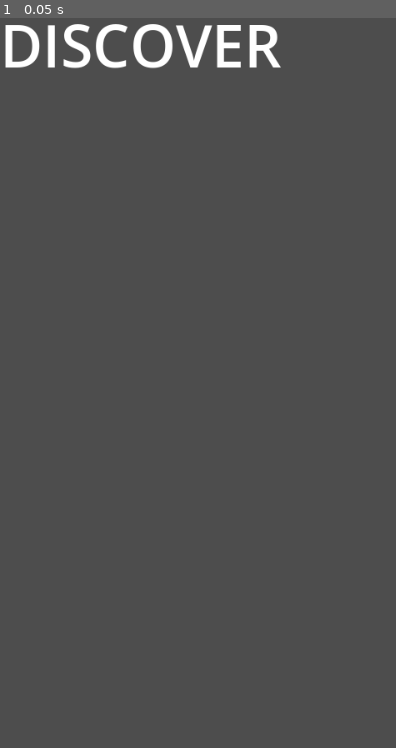
Above: before the commit, frame 1.
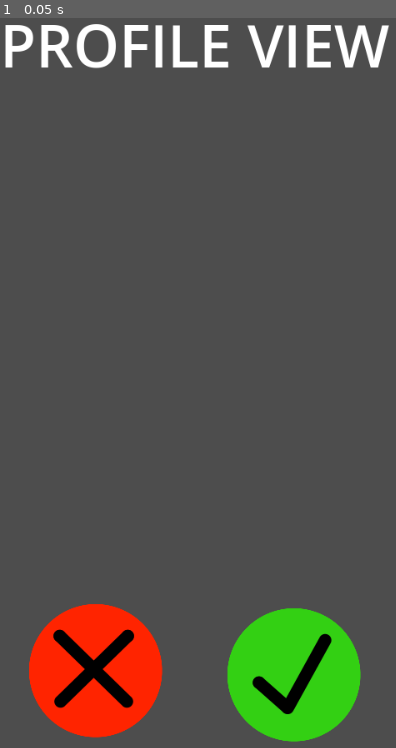
Above: after the commit, the same moment.

Repository: Wyatt5150/Dog-Tinder-Codestuff
Game: Godot game, scene res://Scenes/Discover.tscn
Two runs of this game, one before a commit and one after it. Both use one fixed random seed, a clock stepped at 60 frames per second and the inputs below. The project has no main scene, so this scene is started directly.
Inputs:
- Up to frame 1 (0.05 s): no input

The runs differ from the first frame. In frame 1, 13% of the frame differs, in the area x 3-99%, y 0-100%.
Error after the commit: Invalid call. Nonexistent function 'load_user' in base 'Node2D'. (res://Scripts/discover.gd:13)

Commit message:
compatibility filter + basic discover mode

Diff:
--- a/Datez4Dogz/Globals/Globals.gd
+++ b/Datez4Dogz/Globals/Globals.gd
@@ -3,17 +3,43 @@
 
 # default users
 # all default users start in undecided and will be moved to the appropriate list during discover mode
+var notPrefered:Array = []
 var undecided:Array = []
 var accepted:Array = [] # current user has accepted, other user has not
 var matched:Array = [] # current user and other user have accepted eachother
 var declined:Array = []
 
+var undecidedIndex = 0
+
 # idk what settings we'll need but put them here
 
 # Called when the node enters the scene tree for the first time.
 func _ready() -> void:
+	make_default_profiles()
+	pass # Replace with function body.
 
-	pass # Replace with function body.
+func make_default_profiles():
+	undecided.clear()
+
+	var dog = DogProfile.new()
+	dog.name = "Doug"
+	dog.bio = "Good boi"
+	dog.gender = "Male"
+	dog.age = 3
+	dog.pictures = [load("res://Sprites/DogPics/oakley.jpg"),load("res://Sprites/DogPics/oakley2.jpg"),load("res://Sprites/DogPics/oakleyAnnieRollo.jpg")]
+
+	var profile = UserProfile.new()
+	profile.name = "Norm El Man"
+	profile.pronouns = "Hu/Man"
+	profile.age = 28
+	profile.location = "real place, tx"
+	profile.bio = "I am a person that exist"
+	profile.dogs.append(dog)
+
+	profile.pictures = [load("res://Sprites/DogPics/husky2-1.jpg"),load("res://Sprites/DogPics/husky2-2.jpg")]
+
+	undecided.append(profile)
+	pass
 
 func set_font_size(size):
 	var t:Theme = load("res://Themes/Theme.tres")
@@ -42,3 +68,52 @@
 	declined.append(undecided[user])
 	undecided.remove_at(user)
 	pass
+
+func filter_compatible():
+	undecided.append_array(notPrefered)
+
+	notPrefered.clear()
+	var toRemove:Array = []
+
+	for i in range(undecided.size()):
+		if !current_compatibile_with(undecided[i]):
+			toRemove.push_front(i)
+
+	for i in toRemove:
+		notPrefered.push_front(undecided[i])
+		undecided.pop_at(i)
+
+func current_compatibile_with(otherUser:UserProfile):
+	# human preferences
+	var prefs = currentUser.userPrefs
+	if !prefs["gender"].has(otherUser.gender):
+		return false
+
+	# dog preferences
+	prefs = currentUser.dogPrefs
+	var notNeutered = {} #pretend this is a set
+
+	for dog:DogProfile in otherUser.dogs:
+		if prefs["vaccinated"] and !dog.vaccinated:
+			return false
+
+		if !prefs["size"].has(dog.size):
+			return false
+
+		if !prefs["activity"].has(dog.activity):
+			return false
+
+		if !dog.neutered:
+			notNeutered.add(dog.gender)
+
+	match prefs["neutered"]:
+		"true":
+			if !notNeutered.is_empty():
+				return false
+		"ifDif":
+			for dog:DogProfile in currentUser.dogs:
+				if dog.gender == "f" and notNeutered.has("m") \
+				or dog.gender == "m" and notNeutered.has("f"):
+					return false
+
+	return true
--- a/Datez4Dogz/Globals/UserProfile.gd
+++ b/Datez4Dogz/Globals/UserProfile.gd
@@ -17,7 +17,7 @@
 # preferences relating to dogs
 var dogPrefs:Dictionary = {
 	"vaccinated": true,
-	"neutered": "", # true, false, ifSame (dogs of same sex as yours must be neutered)
+	"neutered": "", # true, false, ifDif (ifDif = must be neutered if dogs are of opposite sex)
 	"size": [], # small, medium, large (dog sizes you're okay with)
 	"activity": [] # low, medium, high ()
 }
--- a/Datez4Dogz/Scenes/Discover.tscn
+++ b/Datez4Dogz/Scenes/Discover.tscn
@@ -1,11 +1,50 @@
-[gd_scene load_steps=2 format=3 uid="uid://ddaohhoap1r2e"]
+[gd_scene load_steps=6 format=3 uid="uid://ddaohhoap1r2e"]
 
-[ext_resource type="Theme" uid="uid://de8v2cdqc8x16" path="res://Themes/BigHeaderTheme.tres" id="1_hyirr"]
+[ext_resource type="Script" path="res://Scripts/discover.gd" id="1_f8lsh"]
+[ext_resource type="PackedScene" uid="uid://b5pgeiq6wwn7x" path="res://Scenes/ProfileView.tscn" id="1_tibke"]
+[ext_resource type="Texture2D" uid="uid://bxkaot5v6hvvm" path="res://Sprites/Icons/Accept.png" id="2_pb1tn"]
+[ext_resource type="Theme" uid="uid://b3e6aarkeujla" path="res://Themes/DimButtonIconTheme.tres" id="2_rujlb"]
+[ext_resource type="Texture2D" uid="uid://nwxw4ek1aqtp" path="res://Sprites/Icons/Reject.png" id="3_bujnp"]
 
-[node name="Discover" type="Node2D"]
+[node name="Discover" type="Control"]
+layout_mode = 3
+anchors_preset = 0
+script = ExtResource("1_f8lsh")
 
-[node name="Label" type="Label" parent="."]
-offset_right = 40.0
-offset_bottom = 23.0
-theme = ExtResource("1_hyirr")
-text = "DISCOVER"
+[node name="ProfileView" parent="." instance=ExtResource("1_tibke")]
+
+[node name="Accept" type="Button" parent="."]
+offset_left = 268.0
+offset_top = 719.0
+offset_right = 437.0
+offset_bottom = 888.0
+theme = ExtResource("2_rujlb")
+icon = ExtResource("2_pb1tn")
+flat = true
+
+[node name="Decline" type="Button" parent="."]
+offset_left = 30.0
+offset_top = 714.0
+offset_right = 199.0
+offset_bottom = 883.0
+theme = ExtResource("2_rujlb")
+icon = ExtResource("3_bujnp")
+flat = true
+
+[node name="NooneFound" type="Control" parent="."]
+anchors_preset = 0
+offset_right = 546.0
+offset_bottom = 959.0
+
+[node name="Label" type="Label" parent="NooneFound"]
+layout_mode = 0
+offset_left = 13.0
+offset_top = 259.0
+offset_right = 541.0
+offset_bottom = 480.0
+text = "We can't find any more users that match your preferences right now
+
+Try again later"
+
+[connection signal="pressed" from="Accept" to="." method="_on_accept_pressed"]
+[connection signal="pressed" from="Decline" to="." method="_on_decline_pressed"]
--- /dev/null
+++ b/Datez4Dogz/Scripts/discover.gd
@@ -0,0 +1,19 @@
+extends Control
+
+func _ready() -> void:
+	load_user()
+
+func load_user():
+	if Globals.undecided.is_empty():
+		$NooneFound.mouse_filter = MOUSE_FILTER_STOP
+		$NooneFound.visible = true
+	else:
+		$NooneFound.mouse_filter = MOUSE_FILTER_IGNORE
+		$NooneFound.visible = false
+		$ProfileView.load_user(Globals.undecided[0])
+
+func _on_accept_pressed() -> void:
+	Globals.accept_user(Globals.undecided[0])
+
+func _on_decline_pressed() -> void:
+	Globals.decline_user(Globals.undecided[0])
--- /dev/null
+++ b/Datez4Dogz/Themes/DimButtonIconTheme.tres
@@ -0,0 +1,7 @@
+[gd_resource type="Theme" load_steps=2 format=3 uid="uid://b3e6aarkeujla"]
+
+[sub_resource type="StyleBoxEmpty" id="StyleBoxEmpty_8o4pl"]
+
+[resource]
+Button/colors/icon_pressed_color = Color(0.687215, 0.687215, 0.687215, 1)
+Button/styles/focus = SubResource("StyleBoxEmpty_8o4pl")
